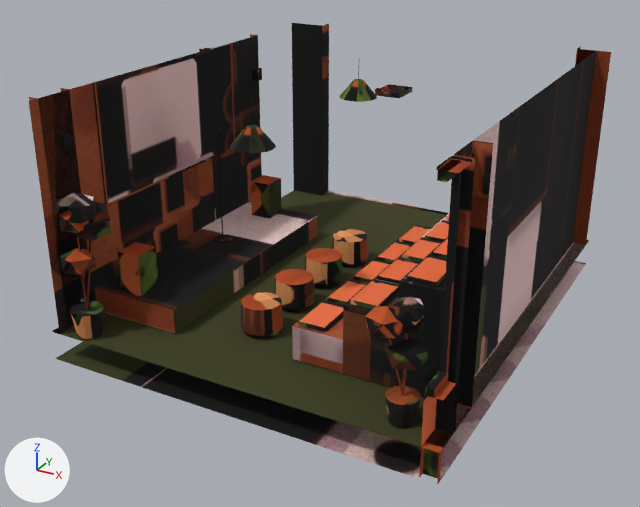
A saved change to the glTF model site/public/models/baked/room-event-day.gltf.
The view is the same before and after, from a 50 mm camera at (3.62, -6.6, 2.0) aimed at (1.65, -3.02, 0.21). The axes (+X, +Y, +Z) are drawn at lower left. The lights are the same throughout. The older version comes first. Vertices at exactly the same position are counted once.

The scene before the commit, as lines of its bpy script (objects in view):
```python
me_room_event_baked_003 = bpy.data.meshes.new('room-event.baked.003')
me_room_event_baked_003.from_pydata(...)  # 1399 vertices, 2221 faces; spans x 0.76..2.7, y -4.0..-1.68, z -0.15..1.1
me_room_event_baked_003.materials.append(mat_baked_room_event_day)  # picture img_room_event_day_jpg
ob_room_event_baked_001 = bpy.data.objects.new('room-event.baked.001', me_room_event_baked_003)
ob_room_event_baked_001.location = (0.0, 0.0, 0.0)
```
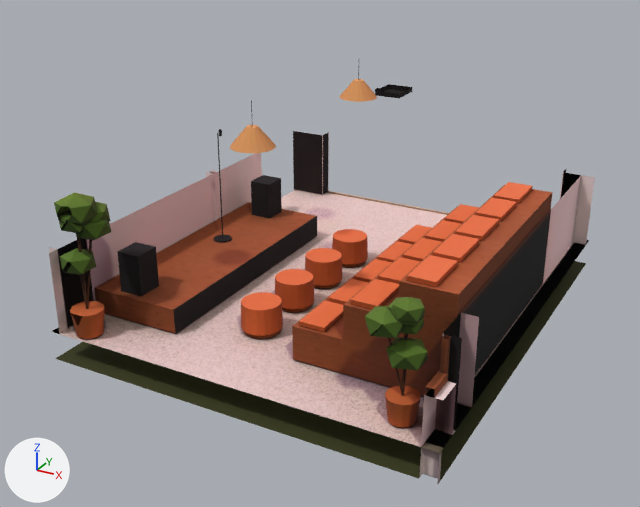
Where the change shows, as pixel boxes (x1, y1, x2, y2) in the pictures (640 x 507 px):
'room-event.baked.001', reshaped (6% narrower, 10% shorter): before (29, 23, 611, 484); after (49, 69, 595, 484)
part 1 of me_room_event_baked_003, deleted: before (58, 44, 472, 206)
part 2 of me_room_event_baked_003, cut back: before (29, 23, 611, 453); after (49, 131, 595, 453)
part 3 of me_room_event_baked_003, surface changed: (51, 76, 589, 484) in both

Patch to the scene script:
```diff
--- a/site/public/models/baked/room-event-day.gltf.py
+++ b/site/public/models/baked/room-event-day.gltf.py
@@ me_room_event_baked_003 @@
 # used by ob_room_event_baked_001; location = (0.0, 0.0, 0.0)
-me_room_event_baked_003.from_pydata(...)  # 1399 vertices, 2221 faces; spans x 0.76..2.7, y -4.0..-1.68, z -0.15..1.1
+me_room_event_baked_003.from_pydata(...)  # 1291 vertices, 1947 faces; spans x 0.76..2.7, y -4.0..-1.68, z -0.15..1.1
+# me_room_event_baked_003 part 1: 8 loose pieces with 102 vertices, spanning x 0.82..2.7, y -4.0..-2.28, z 0.51..1.1, are deleted
+# me_room_event_baked_003 part 2
+# 82 vertices are removed from x 0.76..2.7, y -4.0..-1.68, z 0.0..1.1
+# 278 faces are deleted
+# 3 vertices move from x 0.76..2.7, y -3.84..-2.69, z 0.0..0.79 to x 0.76..2.7, y -3.84..-2.69, z 0.0..0.41
+# 28 vertices are added at x 0.76..2.7, y -3.95..-1.68, z 0.0..0.5
+# 42 new vertices lie (0.0, 0.0, 0.4) away from vertices in x 0.76..2.7, y -4.0..-1.68, z 0.01
+# 6 new vertices lie (0.0, 0.0, 0.41) away from vertices in x 0.76..2.62, y -3.84..-1.77, z 0.0
+# 147 new faces join them
+# me_room_event_baked_003 part 3: 1800 kept faces spanning x 0.76..2.7, y -4.0..-1.68, z -0.15..1.1 get new texture (UV) coordinates
 me_room_event_baked_003.materials.append(mat_baked_room_event_day)
```
